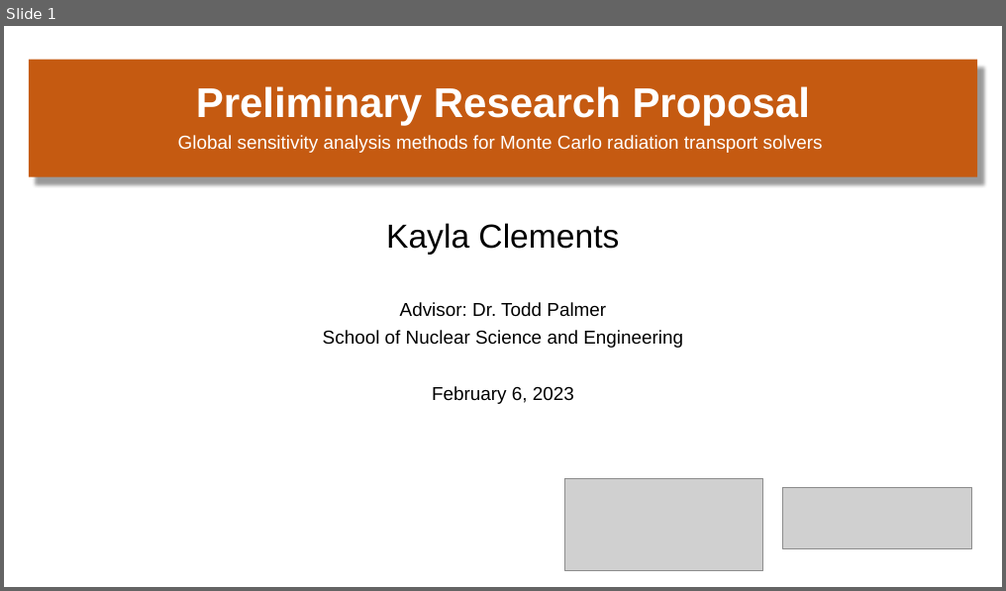
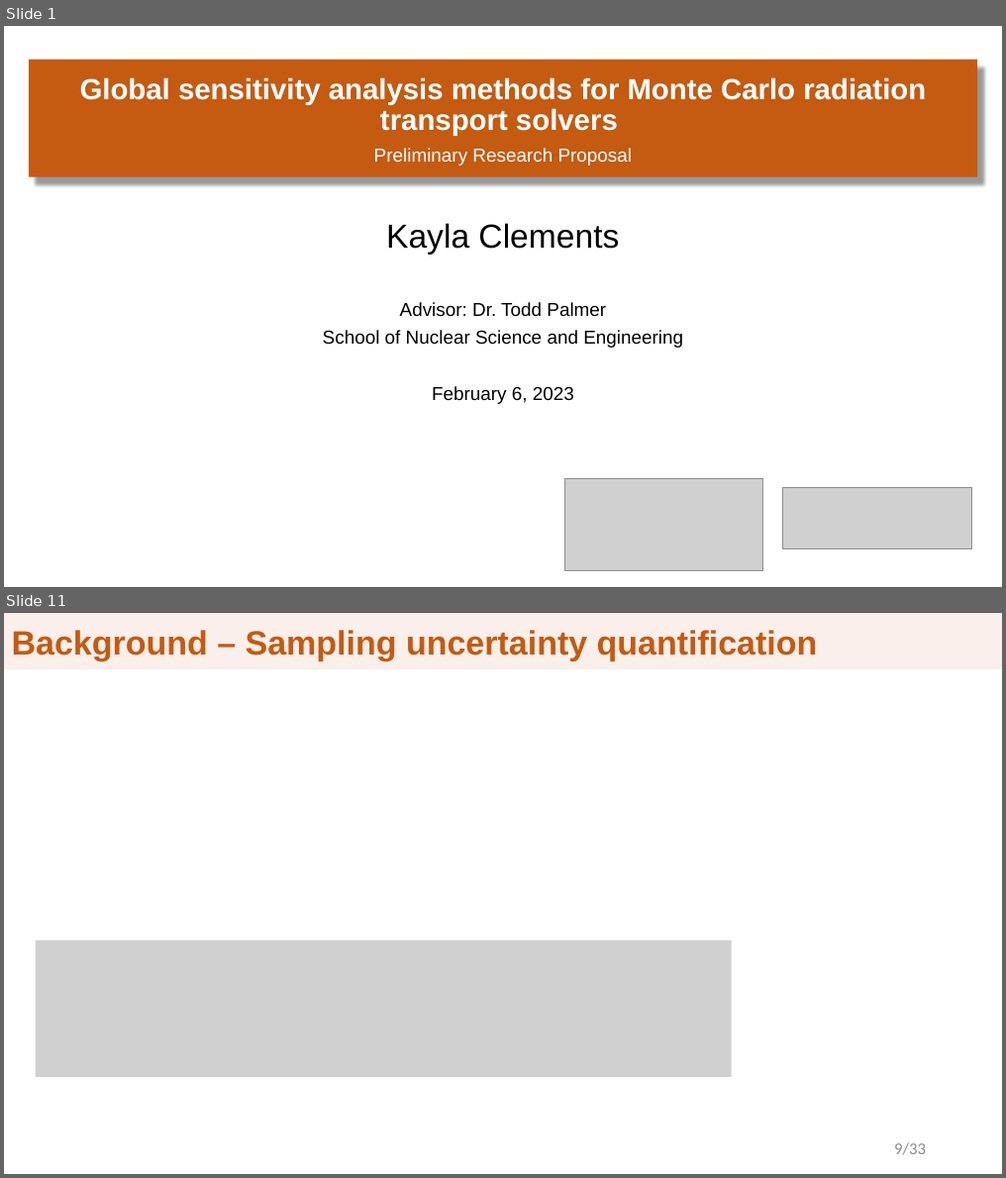
Before and after one commit to clemekay/preliminary-exam, a slide deck: Prelim_presentation.pptx. Shown one above the other, each under a label of ours: slide 1 before the commit, slides 1 and 11 after it; the slides between them are not shown. The pictures are 1006x591 and 1006x1178 pixels, drawn with LibreOffice and Linux fonts; fonts in the diff are those of the drawing; grey boxes stand for pictures; background and template pictures are left out. Boxes give left, top, right and bottom in pixels: in the first picture for what was removed or moved away, otherwise in the second. Text is boxed around its words. In the diff, an @@ line names an element or a change of style, - is before the commit and + after.

```diff
--- a/Prelim_presentation.pptx
+++ b/Prelim_presentation.pptx
@@ slide 11 added at (4,613,1002,1174), background #FFFFFF @@
@@ title added at (4,613,1002,668), fill #FAEFEA, outline #FAEFEA 0.75 pt, 32.4 pt, text #C55A11, bold @@
+Background – Sampling uncertainty quantification
@@ rectangle added at (822,613,1002,668), fill #FAEFEA, outline #FAEFEA 1 pt @@
@@ picture added at (36,940,732,1077) @@
@@ text added at (894,1143,926,1156), 16 pt, text #8C8C8C @@
+9/33
@@ slide 1 changed as well @@
@@ title at (80,77,926,136): text changed; size 40 to 28 pt @@
-Preliminary Research Proposal
+Global sensitivity analysis methods for Monte Carlo radiation transport solvers
@@ subtitle at (374,148,633,166): text changed @@
-Global sensitivity analysis methods for Monte Carlo radiation transport solvers
+Preliminary Research Proposal
```
Also in this commit, not shown: 7 other slides changed, 41 other slides added, 6 slides removed, 1 other file.
